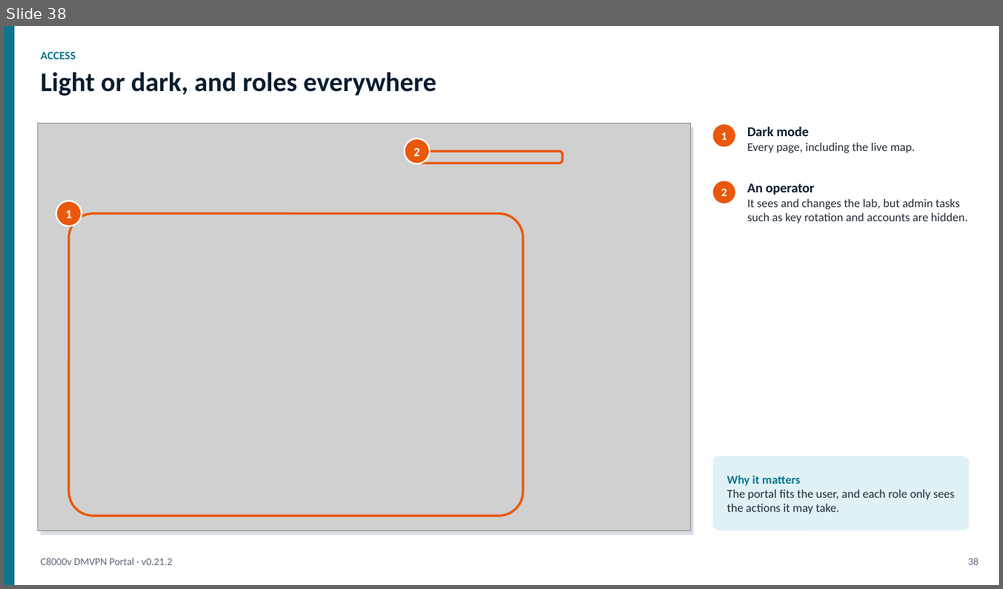
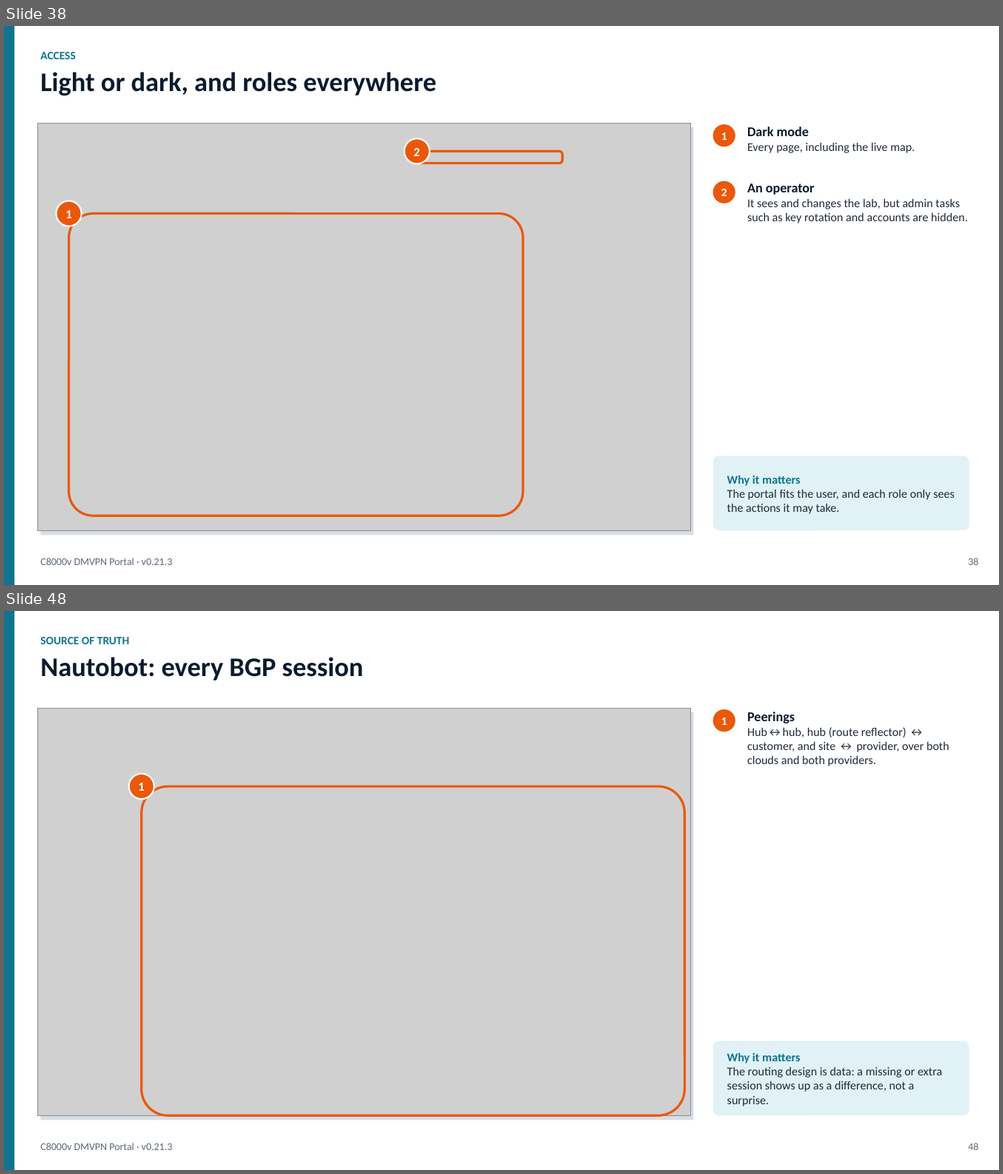
Before and after one commit to dcantor/c8000v-dmvpn-lab, a slide deck: docs/presentation/c8000v-dmvpn-portal.pptx. Shown one above the other, each under a label of ours: slide 38 before the commit, slides 38 and 48 after it; the slides between them are not shown. The pictures are 1003x589 and 1003x1174 pixels, drawn with LibreOffice and Linux fonts; fonts in the diff are those of the drawing; grey boxes stand for pictures. Boxes give left, top, right and bottom in pixels: in the first picture for what was removed or moved away, otherwise in the second. Text is boxed around its words. In the diff, an @@ line names an element or a change of style, - is before the commit and + after.

```diff
--- a/docs/presentation/c8000v-dmvpn-portal.pptx
+++ b/docs/presentation/c8000v-dmvpn-portal.pptx
@@ slide 48 added at bbox=[4, 611, 999, 1170], background #FFFFFF @@
@@ rectangle added at bbox=[4, 611, 14, 1170], fill #0E7490 @@
@@ text added at bbox=[40, 637, 129, 644], 11 pt, text #0E7490, bold @@
+SOURCE OF TRUTH
@@ text added at bbox=[40, 657, 364, 681], 26 pt, text #0B1B2E, bold @@
+Nautobot: every BGP session
@@ picture added at bbox=[37, 708, 691, 1116] @@
@@ rectangle added at bbox=[40, 712, 694, 1121], fill #D6DDE5 @@
@@ ellipse added at bbox=[713, 709, 735, 732], fill #EA580C, 11 pt, text #FFFFFF, bold @@
+1
@@ text added at bbox=[747, 712, 949, 766], 11.5 pt, text #1F2937 @@
+Peerings
+Hub↔hub, hub (route reflector) ↔ customer, and site ↔ provider, over both clouds and both providers.
@@ ellipse added at bbox=[128, 774, 154, 799], fill #EA580C, outline #FFFFFF 1.5 pt, 12 pt, text #FFFFFF, bold @@
+1
@@ rounded rectangle added at bbox=[142, 786, 685, 1116], outline #EA580C 2.25 pt @@
@@ rounded rectangle added at bbox=[713, 1042, 969, 1116], fill #E0F2F6 @@
@@ text added at bbox=[727, 1053, 942, 1107], 11.5 pt, text #1F2937 @@
+Why it matters
+The routing design is data: a missing or extra session shows up as a difference, not a surprise.
@@ text added at bbox=[40, 1143, 173, 1150], 10 pt, text #5B6778 @@
+C8000v DMVPN Portal · v0.21.3
@@ text added at bbox=[967, 1143, 978, 1150], 10 pt, text #5B6778 @@
+48
@@ slide 38 changed as well @@
@@ text at bbox=[40, 558, 173, 565]: text changed @@
-C8000v DMVPN Portal · v0.21.2
+C8000v DMVPN Portal · v0.21.3
```
Also in this commit, not shown: 35 other slides changed, 20 other slides added, 25 other files.
